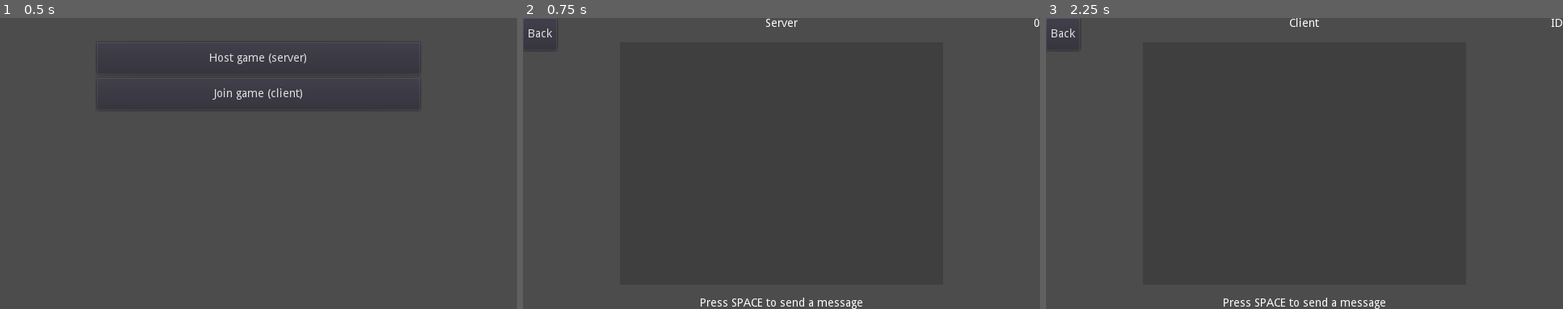
Above: before the commit, frames 1-3 (left to right).
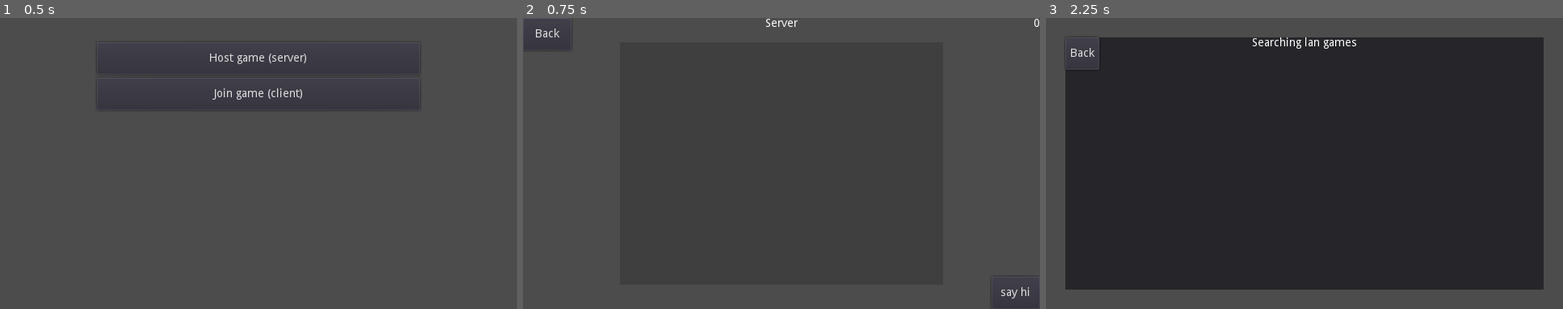
Above: after the commit, the same moments.

Repository: AlecAcosta/networking-tests
Game: Godot game, scene res://Main.tscn
Same seed, same stepped clock (60 frames per second), same inputs: the game is played once before the commit and once after it.
Inputs:
- Up to frame 1 (0.5 s): no input
- Up to frame 2 (0.75 s): click "Host game (server)" at 0.5 s
- Up to frame 3 (2.25 s): click "Back" at 1.25 s; click "Join game (client)" at 2 s

Frame 1 is identical in both runs. In frame 2, 0.5% of the frame differs, in the area x 1-98%, y 0-100%; in frame 3, 80%, in the area x 1-100%, y 0-100%.
Error before the commit: Invalid type in function 'create_client' in base 'NetworkedMultiplayerENet'. Cannot convert argument 1 from Nil to String. (res://Network.gd:36)

Commit message:
automatic server browser

Diff:
--- a/BaseRoom.gd
+++ b/BaseRoom.gd
@@ -29,3 +29,7 @@
 
 func _on_player_has_joined(id: int):
 	output_print("   "+str(id)+" has joined")
+
+
+func _on_BtnSayHi_pressed():
+	pass
--- a/BaseRoom.tscn
+++ b/BaseRoom.tscn
@@ -19,14 +19,6 @@
 text = "ID"
 align = 2
 
-[node name="Label" type="Label" parent="."]
-anchor_top = 1.0
-anchor_right = 1.0
-anchor_bottom = 1.0
-margin_top = -14.0
-text = "Press SPACE to send a message"
-align = 1
-
 [node name="OutputLog" type="RichTextLabel" parent="."]
 anchor_left = 0.5
 anchor_top = 0.5
@@ -44,8 +36,18 @@
 color = Color( 0, 0, 0, 0.164706 )
 
 [node name="BtnBack" type="Button" parent="."]
-margin_right = 42.0
+margin_right = 60.0
 margin_bottom = 40.0
 text = "Back"
 
+[node name="BtnSayHi" type="Button" parent="."]
+anchor_left = 1.0
+anchor_top = 1.0
+anchor_right = 1.0
+anchor_bottom = 1.0
+margin_left = -60.0
+margin_top = -40.0
+text = "say hi"
+
 [connection signal="pressed" from="BtnBack" to="." method="_on_BtnBack_pressed"]
+[connection signal="pressed" from="BtnSayHi" to="." method="_on_BtnSayHi_pressed"]
--- a/Client.gd
+++ b/Client.gd
@@ -8,10 +8,6 @@
 	Network.peer.connect("connection_succeeded", self, "_on_connection_succeeded")
 	Network.peer.connect("connection_failed", self, "_on_connection_failed")
 
-func _input(event):
-	if event.is_action_pressed("ui_accept"):
-		Network.rpc("recieve_message", Network.id, "hi, I'm a client")
-#		_on_message_recieved(Network.id, "hi, I'm a client")
 
 func _on_server_disconnected():
 	output_print("server disconnected")
@@ -21,3 +17,6 @@
 
 func _on_connection_failed():
 	output_print("connection failed")
+
+func _on_BtnSayHi_pressed():
+	Network.rpc("recieve_message", Network.id, "hi, I'm a client")
--- a/Main.gd
+++ b/Main.gd
@@ -1,4 +1,6 @@
 extends Control
+
+const res_ServerBrowser = preload("res://ServerBrowser.tscn")
 
 
 func _on_Host_pressed():
@@ -6,4 +8,4 @@
 
 
 func _on_Join_pressed():
-	get_tree().change_scene("res://Client.tscn")
+	add_child(res_ServerBrowser.instance())
--- a/Network.gd
+++ b/Network.gd
@@ -4,9 +4,12 @@
 signal message_recieved
 signal id_changed
 
+const DEFAULT_PORT:= 28960
+
 
 var peer
 var ip_address
+var current_player_username:= "default"
 var id setget set_id
 
 
@@ -15,9 +18,13 @@
 	emit_signal("id_changed", id)
 
 
+func _ready():
+	current_player_username = OS.get_model_name()
+
+
 func init_server():
 	peer = NetworkedMultiplayerENet.new()
-	peer.create_server(28960, 10)
+	peer.create_server(DEFAULT_PORT, 10)
 	get_tree().set_network_peer(peer)
 
 	update_id()
@@ -28,12 +35,8 @@
 #	peer.connect("peer_disconnected", self, "_on_peer_disconnected")
 
 func join_server():
-	for ip in IP.get_local_addresses():
-		if ip.begins_with("192.168.") and not ip.ends_with(".1"):
-			ip_address = ip
-
 	peer = NetworkedMultiplayerENet.new()
-	peer.create_client(ip_address, 28960)
+	peer.create_client(ip_address, DEFAULT_PORT)
 	get_tree().set_network_peer(peer)
 
 	update_id()
--- a/Server.gd
+++ b/Server.gd
@@ -1,16 +1,16 @@
 extends "res://BaseRoom.gd"
+
+const res_ServerAdvertiser:= preload("res://ServerAdvertiser.tscn")
 
 
 func _ready():
 	Network.init_server()
 
+	add_child(res_ServerAdvertiser.instance())
+
 	Network.peer.connect("peer_connected", self, "_on_peer_connected")
 	Network.peer.connect("peer_disconnected", self, "_on_peer_disconnected")
 
-func _input(event):
-	if event.is_action_pressed("ui_accept"):
-		Network.rpc("recieve_message", id, "hi, I'm the server")
-#		_on_message_recieved(Network.id, "hi, I'm the server")
 
 func _on_peer_connected(id: int):
 	output_print("peer connected, id: "+str(id))
@@ -18,3 +18,6 @@
 
 func _on_peer_disconnected(id: int):
 	output_print("peer disconnected, id: "+str(id))
+
+func _on_BtnSayHi_pressed():
+	Network.rpc("recieve_message", id, "hi, I'm the server")
--- /dev/null
+++ b/ServerAdvertiser.gd
@@ -0,0 +1,32 @@
+extends Node
+
+export (float) var broadcast_interval = 1.0
+var server_info = {"name": "LAN Game"}
+
+var socket_udp
+var broadcast_timer = Timer.new()
+var broadcast_port = Network.DEFAULT_PORT
+
+func _enter_tree():
+	broadcast_timer.wait_time = broadcast_interval
+	broadcast_timer.one_shot = false
+	broadcast_timer.autostart = true
+
+	if get_tree().is_network_server():
+		add_child(broadcast_timer)
+		broadcast_timer.connect("timeout", self, "broadcast")
+
+		socket_udp = PacketPeerUDP.new()
+		socket_udp.set_broadcast_enabled(true)
+		socket_udp.set_dest_address('255.255.255.255', broadcast_port)
+
+func broadcast():
+	server_info.name = Network.current_player_username
+	var packet_message = to_json(server_info)
+	var packet = packet_message.to_ascii()
+	socket_udp.put_packet(packet)
+
+func _exit_tree():
+	broadcast_timer.stop()
+	if socket_udp != null:
+		socket_udp.close()
--- /dev/null
+++ b/ServerAdvertiser.tscn
@@ -0,0 +1,6 @@
+[gd_scene load_steps=2 format=2]
+
+[ext_resource path="res://ServerAdvertiser.gd" type="Script" id=1]
+
+[node name="ServerAdvertiser" type="Node"]
+script = ExtResource( 1 )
--- /dev/null
+++ b/ServerBrowser.gd
@@ -0,0 +1,30 @@
+extends Panel
+
+const res_ServerDisplay = preload("res://ServerDisplay.tscn")
+
+
+onready var ServerListener:= $"ServerListener"
+onready var ServerList:= $"ServerList"
+
+
+
+func _on_ServerListener_new_server(server_info):
+	var server = res_ServerDisplay.instance()
+	ServerList.add_child(server)
+
+	server.ip_address = str(server_info.ip)
+	server.info = server_info.name
+
+	print("added server")
+
+
+func _on_ServerListener_remove_server(ip):
+	for server in get_tree().get_nodes_in_group("server display"):
+		if server.ip_address == ip:
+			server.queue_free()
+			break
+
+
+
+func _on_BtnBack_pressed():
+	queue_free()
--- /dev/null
+++ b/ServerBrowser.tscn
@@ -0,0 +1,39 @@
+[gd_scene load_steps=3 format=2]
+
+[ext_resource path="res://ServerBrowser.gd" type="Script" id=1]
+[ext_resource path="res://ServerListener.tscn" type="PackedScene" id=2]
+
+[node name="ServerBrowser" type="Panel"]
+anchor_right = 1.0
+anchor_bottom = 1.0
+margin_left = 24.0
+margin_top = 24.0
+margin_right = -24.0
+margin_bottom = -24.0
+script = ExtResource( 1 )
+
+[node name="Label" type="Label" parent="."]
+anchor_right = 1.0
+margin_bottom = 14.0
+text = "Searching lan games"
+align = 1
+valign = 1
+
+[node name="ServerList" type="VBoxContainer" parent="."]
+anchor_right = 1.0
+anchor_bottom = 1.0
+margin_left = 24.0
+margin_top = 24.0
+margin_right = -24.0
+margin_bottom = -24.0
+
+[node name="ServerListener" parent="." instance=ExtResource( 2 )]
+
+[node name="BtnBack" type="Button" parent="."]
+margin_right = 42.0
+margin_bottom = 40.0
+text = "Back"
+
+[connection signal="new_server" from="ServerListener" to="." method="_on_ServerListener_new_server"]
+[connection signal="remove_server" from="ServerListener" to="." method="_on_ServerListener_remove_server"]
+[connection signal="pressed" from="BtnBack" to="." method="_on_BtnBack_pressed"]
--- /dev/null
+++ b/ServerDisplay.gd
@@ -0,0 +1,20 @@
+extends Control
+
+onready var LblInfo:= $"LblInfo"
+
+
+var ip_address = "" setget set_ip_address
+var info = "" setget set_info
+
+func set_ip_address(value: String):
+	ip_address = value
+#	LblInfo.text = ip_address
+
+func set_info(text: String):
+	info = text
+	LblInfo.text = info
+
+
+func _on_BtnJoin_pressed():
+	Network.ip_address = ip_address
+	get_tree().change_scene("res://Client.tscn")
--- /dev/null
+++ b/ServerDisplay.tscn
@@ -0,0 +1,30 @@
+[gd_scene load_steps=2 format=2]
+
+[ext_resource path="res://ServerDisplay.gd" type="Script" id=1]
+
+[node name="ServerDisplay" type="Control" groups=["server display"]]
+margin_right = 300.0
+margin_bottom = 60.0
+script = ExtResource( 1 )
+
+[node name="LblInfo" type="Label" parent="."]
+anchor_top = 0.5
+anchor_bottom = 0.5
+margin_left = 24.0
+margin_top = -20.0
+margin_right = 216.0
+margin_bottom = 20.0
+text = "N/A 000.000.000.000"
+valign = 1
+
+[node name="BtnJoin" type="Button" parent="."]
+anchor_left = 1.0
+anchor_top = 0.5
+anchor_right = 1.0
+anchor_bottom = 0.5
+margin_left = -60.0
+margin_top = -20.0
+margin_bottom = 20.0
+text = "Join"
+
+[connection signal="pressed" from="BtnJoin" to="." method="_on_BtnJoin_pressed"]
--- /dev/null
+++ b/ServerListener.gd
@@ -0,0 +1,57 @@
+extends Node
+
+signal new_server
+signal remove_server
+
+var clean_up_timer = Timer.new()
+var socket_udp = PacketPeerUDP.new()
+var listen_port = Network.DEFAULT_PORT
+var known_servers = {}
+
+export (int) var server_cleanup_threshold = 3
+
+func _init():
+	clean_up_timer.wait_time = server_cleanup_threshold
+	clean_up_timer.one_shot = false
+	clean_up_timer.autostart = true
+	clean_up_timer.connect("timeout", self, 'clean_up')
+	add_child(clean_up_timer)
+
+func _ready():
+	known_servers.clear()
+
+	if socket_udp.listen(listen_port) != OK:
+		print("GameServer LAN service: Error listening on port: " + str(listen_port))
+	else:
+		print("GameServer LAN service: Listening on port: " + str(listen_port))
+
+func _process(delta):
+	if socket_udp.get_available_packet_count() > 0:
+		var server_ip = socket_udp.get_packet_ip()
+		var server_port = socket_udp.get_packet_port()
+		var array_bytes = socket_udp.get_packet()
+
+		if server_ip != '' and server_port > 0:
+			if not known_servers.has(server_ip):
+				var serverMessage = array_bytes.get_string_from_ascii()
+				var gameInfo = parse_json(serverMessage)
+				gameInfo.ip = server_ip
+				gameInfo.lastSeen = OS.get_unix_time()
+				known_servers[server_ip] = gameInfo
+				emit_signal("new_server", gameInfo)
+				print(socket_udp.get_packet_ip())
+			else:
+				var gameInfo = known_servers[server_ip]
+				gameInfo.lastSeen = OS.get_unix_time()
+
+func clean_up():
+	var now = OS.get_unix_time()
+	for server_ip in known_servers:
+		var serverInfo = known_servers[server_ip]
+		if (now - serverInfo.lastSeen) > server_cleanup_threshold:
+			known_servers.erase(server_ip)
+			print('Remove old server: %s' % server_ip)
+			emit_signal("remove_server", server_ip)
+
+func _exit_tree():
+	socket_udp.close()
--- /dev/null
+++ b/ServerListener.tscn
@@ -0,0 +1,6 @@
+[gd_scene load_steps=2 format=2]
+
+[ext_resource path="res://ServerListener.gd" type="Script" id=1]
+
+[node name="ServerListener" type="Node"]
+script = ExtResource( 1 )
Not shown, changed: export_presets.cfg
